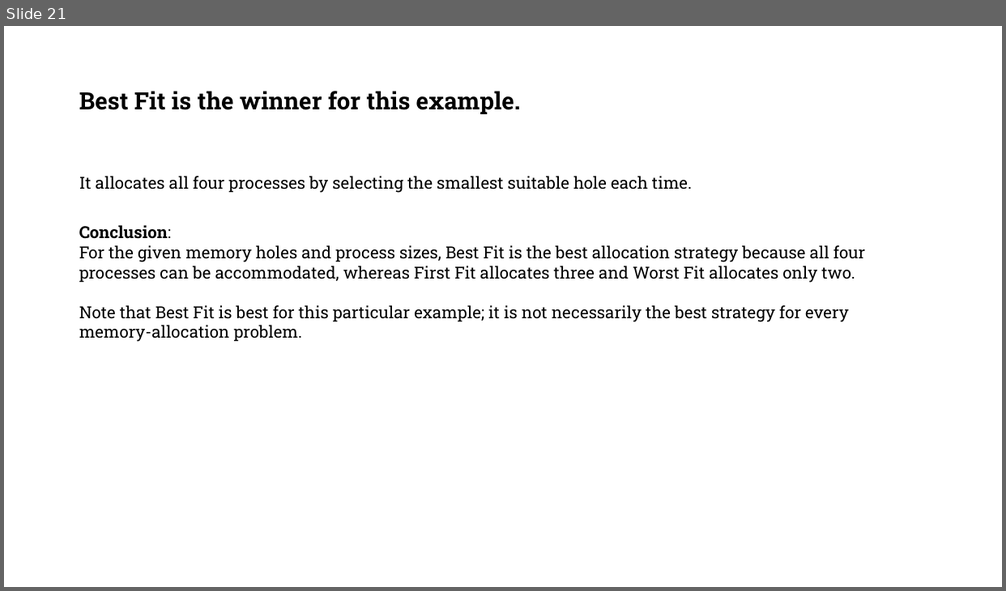
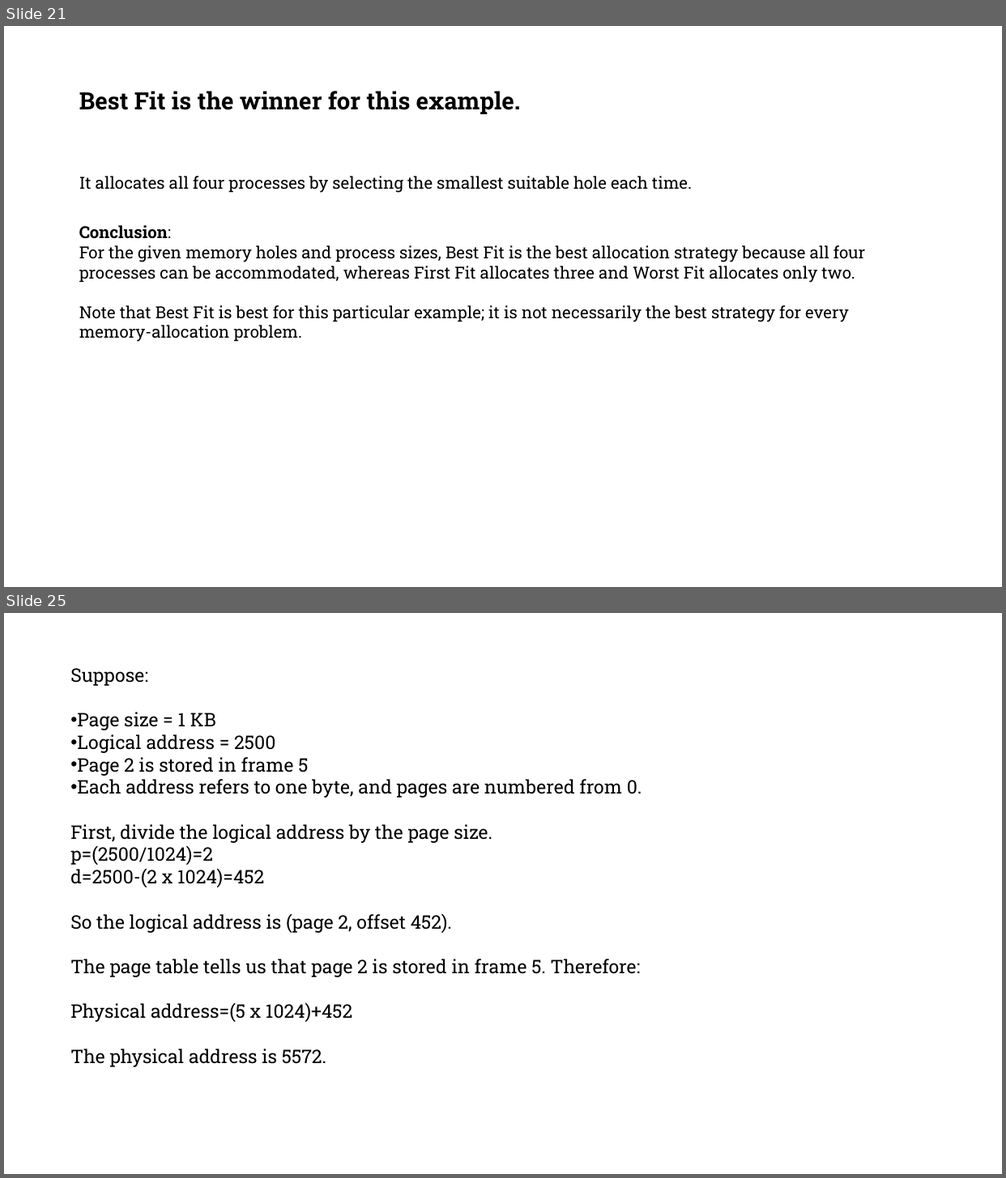
Before and after one commit to baljeetmatta/SystemDesign, a slide deck: Memory Management.pptx. Shown one above the other, each under a label of ours: slide 21 before the commit, slides 21 and 25 after it; the slides between them are not shown. The pictures are 1006x591 and 1006x1178 pixels, drawn with LibreOffice and Linux fonts; fonts in the diff are those of the drawing; background and template pictures are left out. Boxes give left, top, right and bottom in pixels: in the first picture for what was removed or moved away, otherwise in the second. Text is boxed around its words. In the diff, an @@ line names an element or a change of style, - is before the commit and + after.

```diff
--- a/Memory Management.pptx
+++ b/Memory Management.pptx
@@ slide 25 added at (4,613,1002,1174), background #FFFFFF; not listed: 1 template element that a slide beside it also shows @@
@@ text added at (70,668,642,1067), 18 pt, text #000000 @@
+Suppose:
+• Page size = 1 KB
+• Logical address = 2500
+• Page 2 is stored in frame 5
+• Each address refers to one byte, and pages are numbered from 0.
+First, divide the logical address by the page size.
+p=(2500/1024)=2
+d=2500-(2 x 1024)=452
+So the logical address is (page 2, offset 452).
+The page table tells us that page 2 is stored in frame 5. Therefore:
+Physical address=(5 x 1024)+452
+The physical address is 5572.
```
Also in this commit, not shown: 6 slides changed, 5 other slides added.
